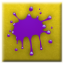
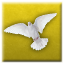
The second (64, 64) image is a revision of the first. Changes to its layers:
added group "in_brotherhood" with 1 layers above "marked" over [3, 12, 58, 51]
added layer "Ebene 49" in group "in_brotherhood" over [3, 12, 58, 51]
hid group "marked" (1 layers) over [7, 6, 53, 56]
